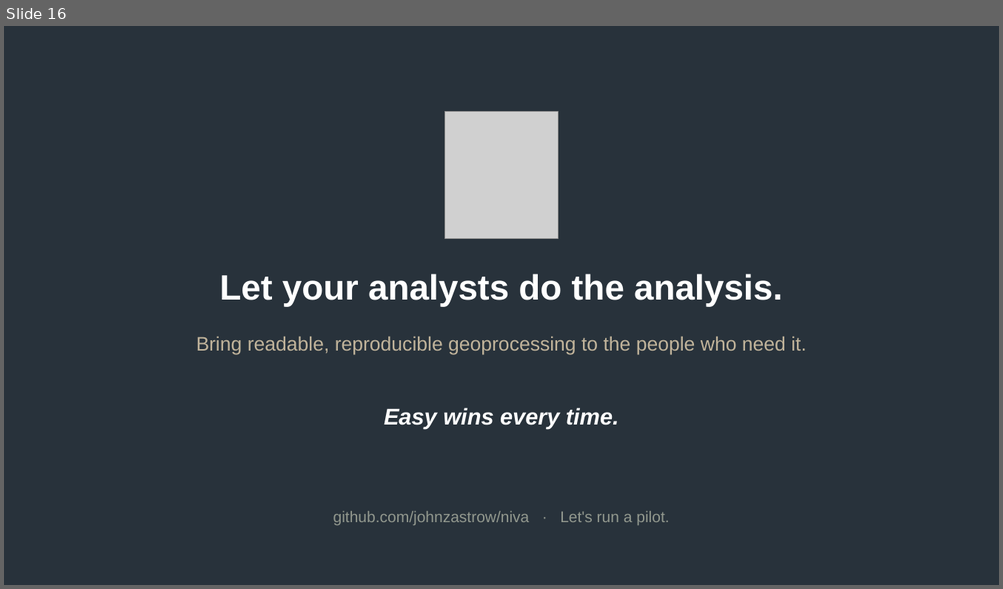
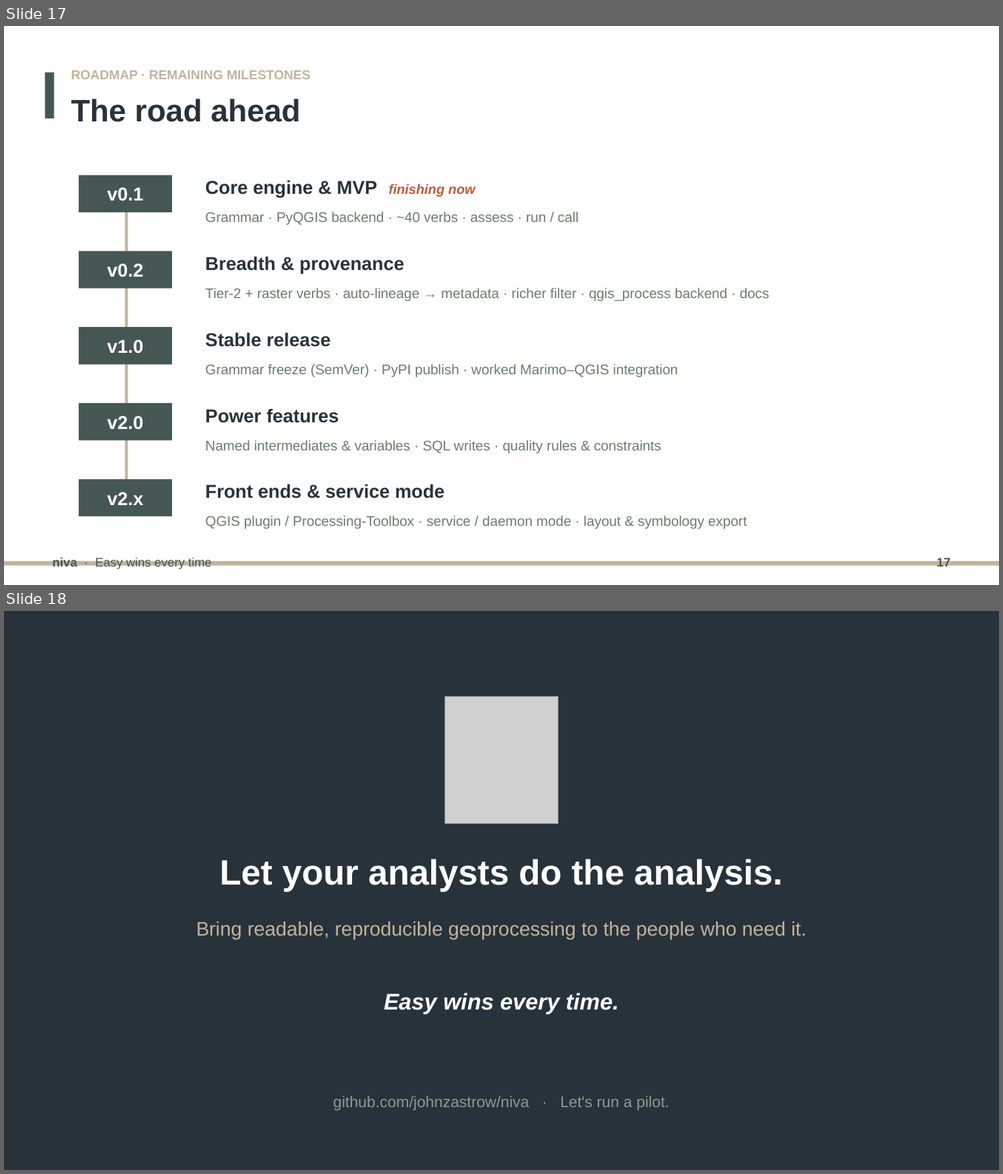
Before and after one commit to johnzastrow/niva, a slide deck: presentation/niva_pitch.pptx. Shown one above the other, each under a label of ours: slide 16 before the commit, slides 17 and 18 after it. The pictures are 1003x589 and 1003x1174 pixels, drawn with LibreOffice and Linux fonts; fonts in the diff are those of the drawing; grey boxes stand for pictures. Boxes give left, top, right and bottom in pixels: in the first picture for what was removed or moved away, otherwise in the second. Text is boxed around its words. In the diff, an @@ line names an element or a change of style, - is before the commit and + after.

```diff
--- a/presentation/niva_pitch.pptx
+++ b/presentation/niva_pitch.pptx
@@ slide 17 added at [4, 26, 999, 585], background #FFFFFF @@
@@ rectangle added at [45, 73, 54, 118], fill #465753 @@
@@ text added at [71, 70, 310, 79], 12.5 pt, text #C1B49B, bold @@
+ROADMAP · REMAINING MILESTONES
@@ text added at [71, 99, 300, 122], 30 pt, text #28323B, bold @@
+The road ahead
@@ rectangle added at [79, 175, 172, 212], fill #465753 @@
@@ text added at [205, 180, 475, 198], 18 pt, text #28323B, bold @@
+Core engine & MVP finishing now
@@ text added at [107, 187, 143, 201], 18 pt, text #FFFFFF, bold @@
+v0.1
@@ rectangle added at [125, 183, 128, 507], fill #C1B49B @@
@@ text added at [205, 212, 578, 225], 13.5 pt, text #6B7B6F @@
+Grammar · PyQGIS backend · ~40 verbs · assess · run / call
@@ rectangle added at [79, 251, 172, 289], fill #465753 @@
@@ text added at [107, 264, 143, 277], 18 pt, text #FFFFFF, bold @@
+v0.2
@@ text added at [205, 256, 404, 275], 18 pt, text #28323B, bold @@
+Breadth & provenance
@@ text added at [205, 288, 769, 301], 13.5 pt, text #6B7B6F @@
+Tier-2 + raster verbs · auto-lineage → metadata · richer filter · qgis_process backend · docs
@@ rectangle added at [79, 327, 172, 365], fill #465753 @@
@@ text added at [205, 332, 331, 347], 18 pt, text #28323B, bold @@
+Stable release
@@ text added at [107, 340, 143, 353], 18 pt, text #FFFFFF, bold @@
+v1.0
@@ text added at [205, 364, 678, 378], 13.5 pt, text #6B7B6F @@
+Grammar freeze (SemVer) · PyPI publish · worked Marimo–QGIS integration
@@ rectangle added at [79, 403, 172, 441], fill #465753 @@
@@ text added at [107, 416, 143, 429], 18 pt, text #FFFFFF, bold @@
+v2.0
@@ text added at [205, 409, 339, 423], 18 pt, text #28323B, bold @@
+Power features
@@ text added at [205, 440, 661, 454], 13.5 pt, text #6B7B6F @@
+Named intermediates & variables · SQL writes · quality rules & constraints
@@ rectangle added at [79, 480, 172, 517], fill #465753 @@
@@ text added at [205, 484, 444, 499], 18 pt, text #28323B, bold @@
+Front ends & service mode
@@ text added at [107, 492, 143, 506], 18 pt, text #FFFFFF, bold @@
+v2.x
@@ text added at [205, 516, 746, 529], 13.5 pt, text #6B7B6F @@
+QGIS plugin / Processing-Toolbox · service / daemon mode · layout & symbology export
@@ text added at [52, 558, 212, 570], 12 pt, text #465753 @@
+niva · Easy wins every time
@@ text added at [936, 557, 950, 570], 12 pt, text #465753, bold @@
+17
@@ rectangle added at [4, 562, 999, 566], fill #C1B49B @@
@@ what was slide 16 is now slide 18 @@
```
Also in this commit, not shown: 14 slides changed, 1 other slide added, 4 other files.
